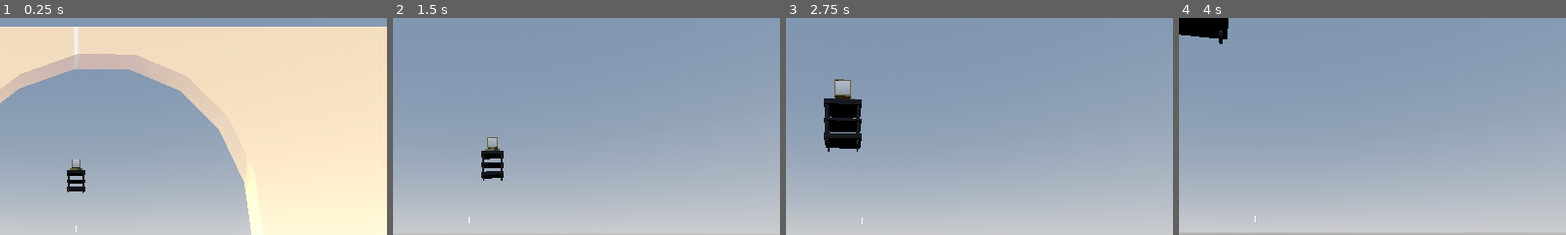
Above: before the commit, frames 1-4 (left to right).
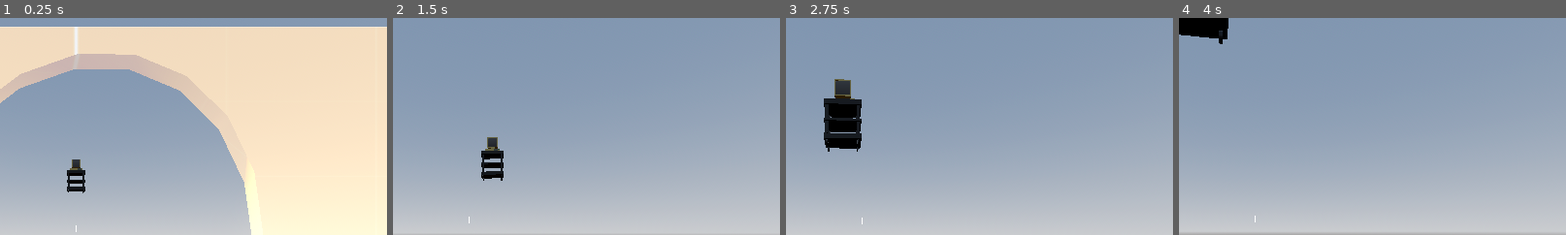
Above: after the commit, the same moments.

Repository: BradleyCai/mask-game
Game: Godot game, scene res://scenes/misc/csg_demo.tscn
The game is run twice, just before and just after one commit, with the same random seed, the same clock (stepped at 60 frames per second) and the same inputs. The project has no main scene, so this scene is started directly.
Inputs (mouse positions are % of the whole screen's width and height, from its top left):
- Up to frame 1 (0.25 s): no input
- Up to frame 2 (1.5 s): tap Enter (ui_accept) at 0.5, 0.77 s; move the mouse to (55, 50) at 0.52 s; hold Up (ui_up) from 0.53 s (still down); tap Ctrl (crouch) at 0.6 s; move the mouse to (45, 50) at 1.27 s; click (45, 50) at 1.35 s
- Up to frame 3 (2.75 s): keep holding Up (ui_up); tap Enter (ui_accept) at 1.52 s; move the mouse to (52, 48) at 2.02 s; tap Shift (sprint) at 2.1 s
- Up to frame 4 (4 s): keep holding Up (ui_up); move the mouse to (49, 52) at 2.77 s; tap Ctrl (crouch) at 2.85 s; tap Enter (ui_accept) at 3.02, 3.77 s; move the mouse to (57, 51) at 3.52 s; click (57, 51) at 3.6 s
The pictures show only the part of the screen within x 40-90%, y 0-50%; the shares and areas given below are measured in that part.

The runs differ from the first frame. In frame 1, less than 0.1% of the frame differs, in the area x 18-21%, y 65-69%; in frame 2, less than 0.1%; in frame 3, 0.2%, in the area x 12-17%, y 29-36%; in frame 4, nothing differs.
Error before the commit: Invalid assignment of property or key 'viewport_path' with value of type 'NodePath' on a base object of type 'null instance'. (res://scenes/misc/computer_and_c…

Commit message:
Fix computer rotation issue

Diff:
--- a/scenes/misc/computer_and_cart.gd
+++ b/scenes/misc/computer_and_cart.gd
@@ -20,7 +20,12 @@
 
 func _on_screen_area_input_event(camera: Node, event: InputEvent, event_position: Vector3, normal: Vector3, shape_idx: int) -> void:
 	if last_poll_pressed:
-		var relative : Vector3  = event_position - screen_area.global_position
+		# old
+		#var relative : Vector3  = event_position - screen_area.global_position
+
+		# new
+		var relative : Vector3 = screen_area.to_local(event_position)
+
 		var relative_2d : Vector2 = (Vector2(relative.x, relative.y) / box_size) + Vector2(.5, .5)
 		relative_2d.y = 1 - relative_2d.y
 		var viewport_cam : Camera3D = GameManager.get_viewport_camera()
